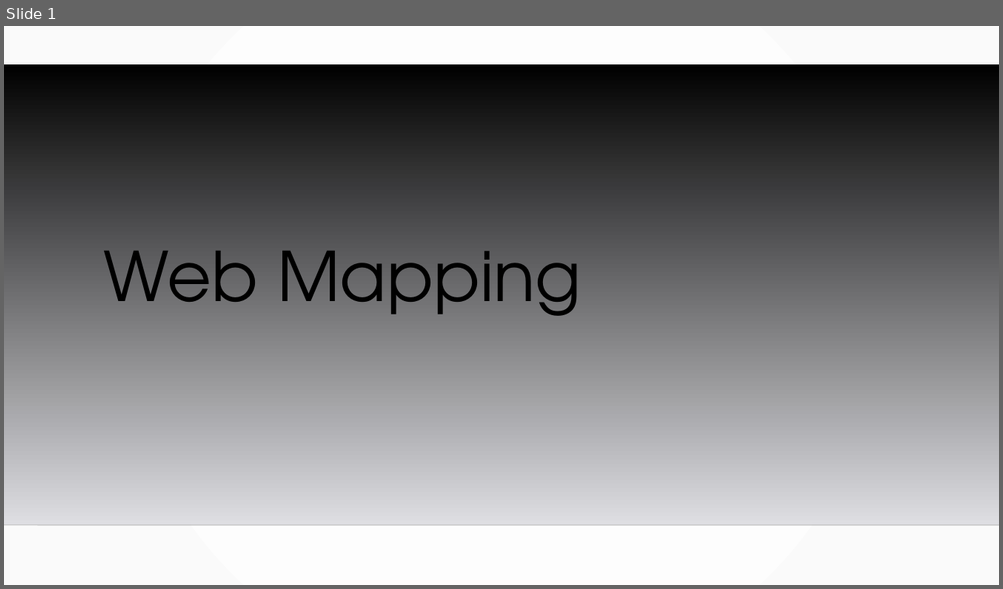
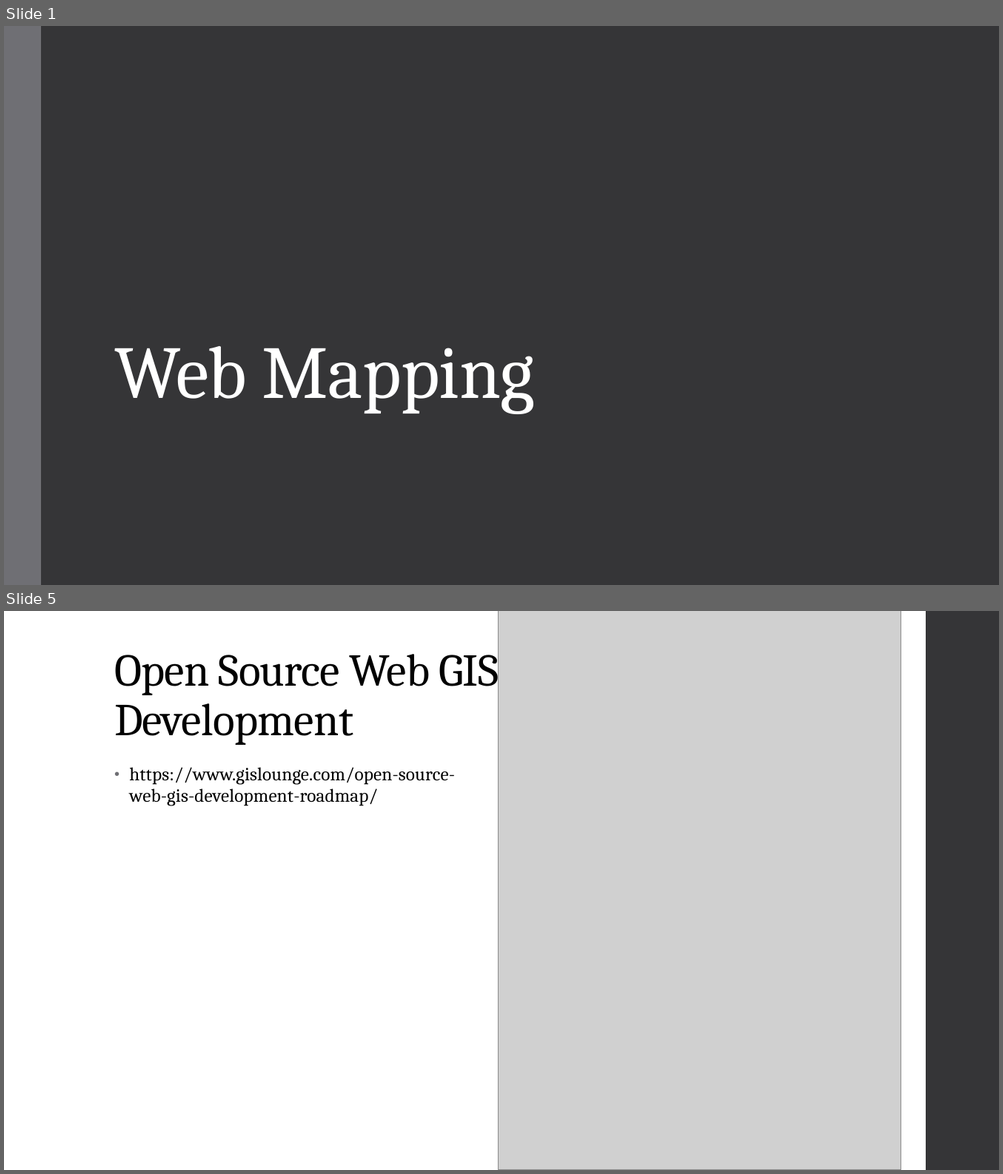
Before and after one commit to MGIS-UMN/GIS5577_week9, a slide deck: WebMapping_Backend.odp. Shown one above the other, each under a label of ours: slide 1 before the commit, slides 1 and 5 after it; the slides between them are not shown. The pictures are 1003x589 and 1003x1174 pixels, drawn with LibreOffice and Linux fonts; fonts in the diff are those of the drawing; grey boxes stand for pictures; background and template pictures are left out. Boxes give left, top, right and bottom in pixels: in the first picture for what was removed or moved away, otherwise in the second. Text is boxed around its words. In the diff, an @@ line names an element or a change of style, - is before the commit and + after.

```diff
--- a/WebMapping_Backend.odp
+++ b/WebMapping_Backend.odp
@@ slide 5 added at box(4, 611, 999, 1170), background #FFFFFF @@
@@ picture added at box(498, 611, 901, 1170) @@
@@ freeform shape added at box(925, 611, 999, 1170), fill #353537 @@
@@ title added at box(114, 644, 498, 745), 44 pt, text #000000 @@
+Open Source Web GIS Development
@@ text added at box(129, 767, 455, 806), 18 pt, text #000000 @@
+• https://www.gislounge.com/open-source-web-gis-development-roadmap/
@@ slide 1 changed as well @@
@@ background gradient #FFFFFF to #FAFAFA to #353537 @@
@@ freeform shape added at box(4, 26, 41, 585), fill #6F6F74 @@
@@ freeform shape removed at box(4, 64, 999, 526) @@
@@ title "Web Mapping": place and size @@
-title "Web Mapping" at box(103, 251, 581, 316)
+title "Web Mapping" at box(114, 346, 535, 414)
@@ title "Web Mapping" at box(114, 346, 535, 414): size 66 to 72 pt, font TeX Gyre Adventor to Cambria, text colour #000000 to #FFFFFF, letter spacing 0 to -0.5 pt; line spacing 0.9 to 0.85 @@
@@ line removed from (4, 526) to (999, 526) @@
```
Also in this commit, not shown: 17 other slides changed, 2 other slides added, 1 slide removed, 1 other file.
